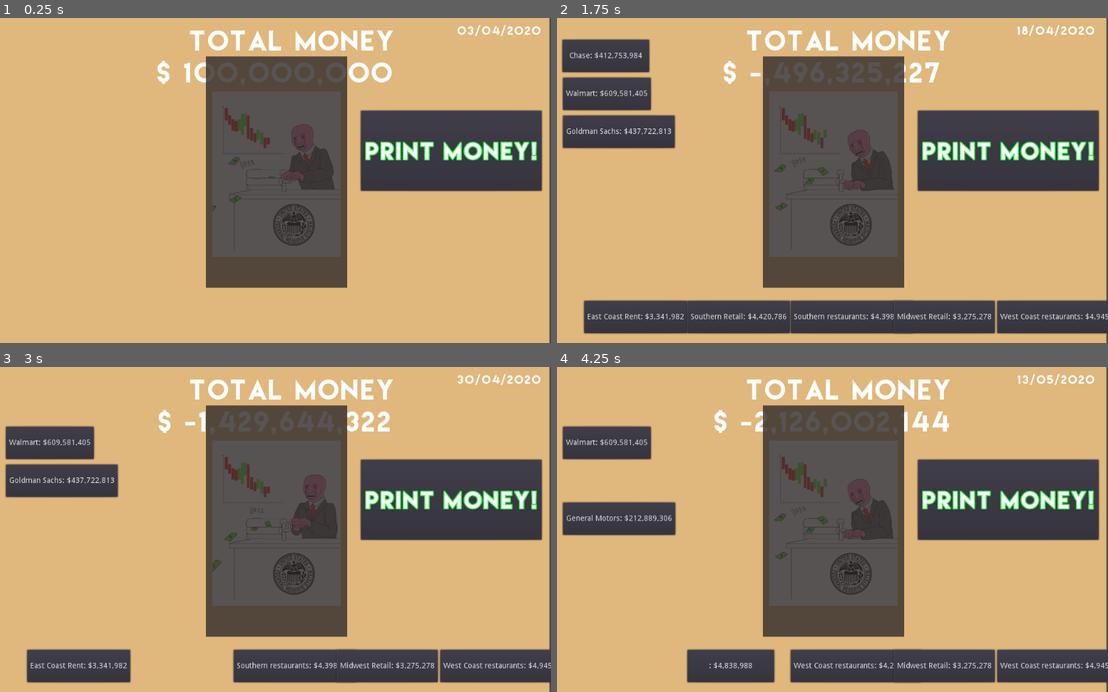
Above: before the commit, frames 1-4 (two rows, left to right).
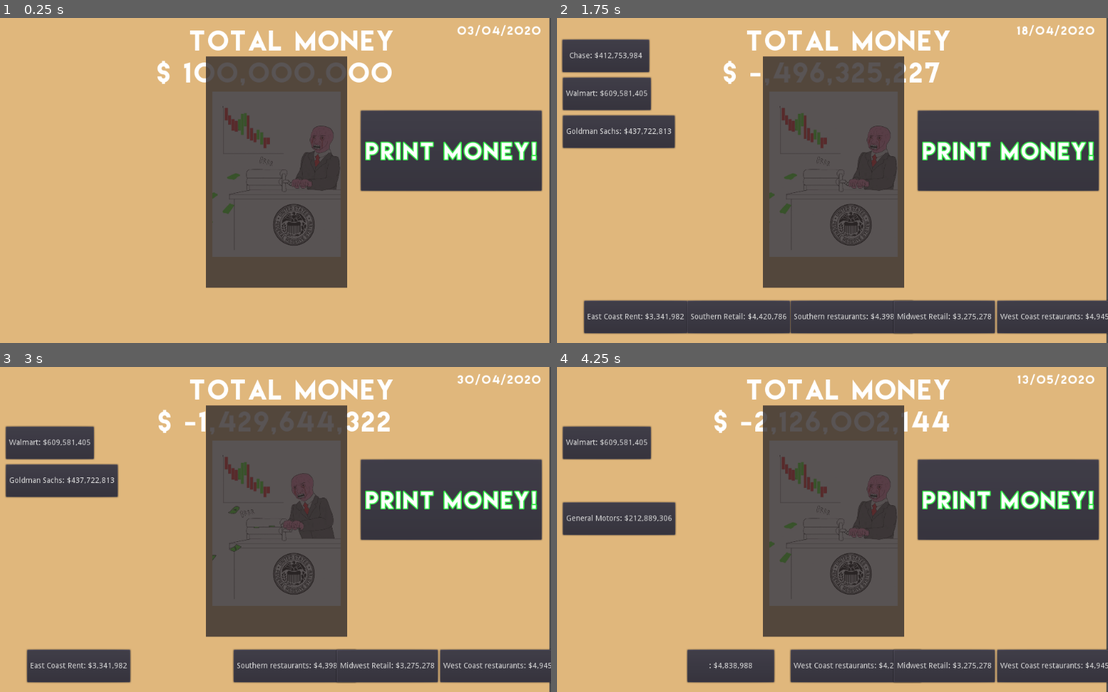
Above: after the commit, the same moments.

Repository: herroncm12/C220-Final
Game: Godot game, scene res://Game.tscn
The game is run twice, just before and just after one commit, with the same random seed, the same clock (stepped at 60 frames per second) and the same inputs.
Inputs:
- Up to frame 1 (0.25 s): no input
- Up to frame 2 (1.75 s): click "Walmart: $285,306,086" at 0.5 s; click "Amazon: $311,019,141" at 1.25 s
- Up to frame 3 (3 s): click "Chase: $412,753,984" at 2 s; click "American Airlines: $520,565,1…" at 2.75 s
- Up to frame 4 (4.25 s): click "Ram: $696,357,822" at 3.5 s

The runs differ from the first frame. In frame 1, 0.6% of the frame differs, in the area x 38-62%, y 32-61%; in frame 2, 0.6%; in frame 3, 0.5%; in frame 4, 0.6%.

Commit message:
add screenshot

Diff:
--- a/Final/Game.tscn
+++ b/Final/Game.tscn
@@ -55,8 +55,8 @@
 [node name="AnimatedSprite" type="AnimatedSprite" parent="."]
 position = Vector2( 518.654, 288.547 )
 scale = Vector2( 0.393131, 0.393131 )
-frames = SubResource( 4 )
-frame = 7
+frames = SubResource( 1 )
+frame = 1
 speed_scale = 5.0
 playing = true
 
Not shown: 5 places in Final/Game.tscn that only renumber resources
Not shown, added: screenshot.png
